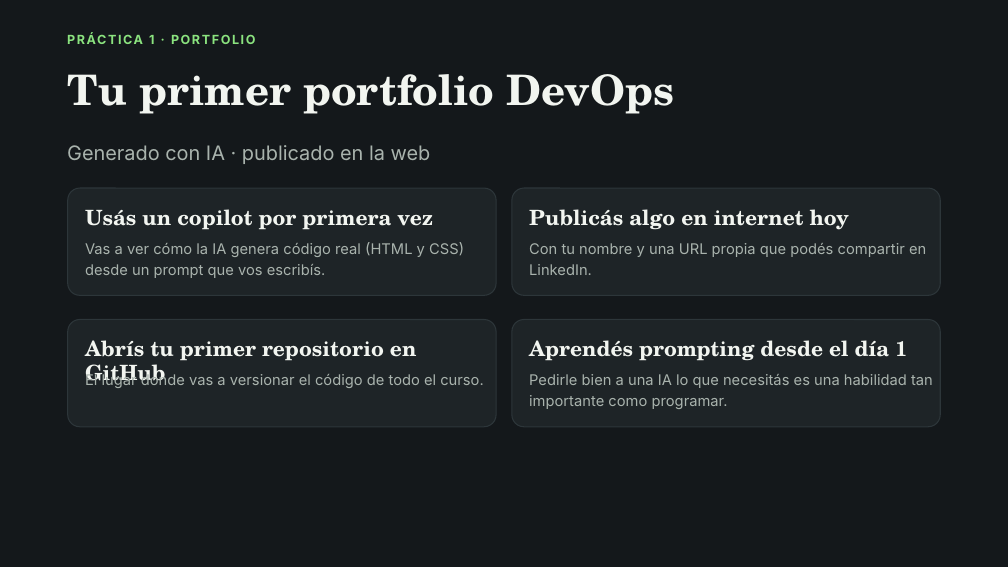
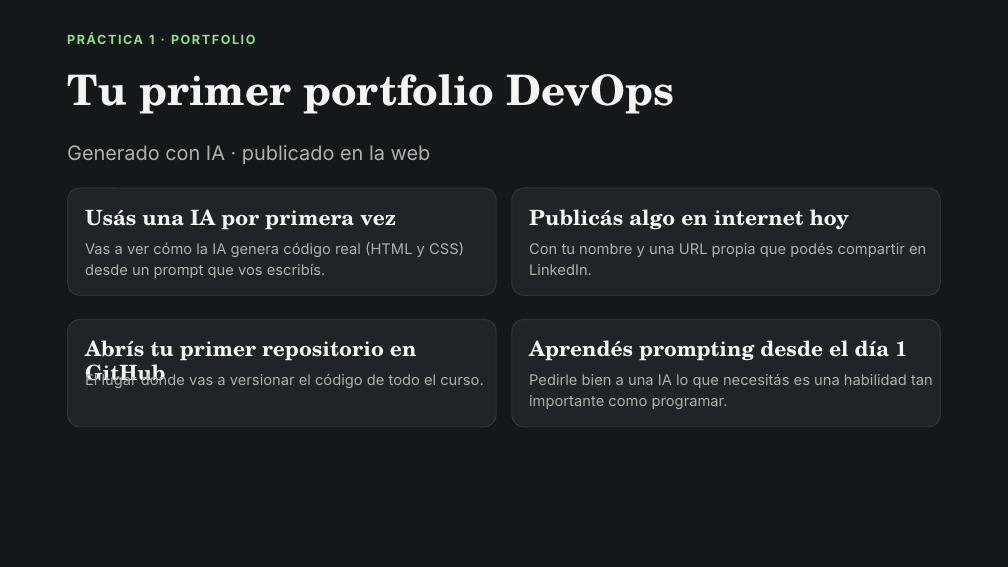
Before and after one commit to trayectopython2026/microcredencial-devops, a slide deck: slide 15 of Fundamentos de DevOps – Clase 1.pptx. Drawn at 1008x567 pixels with LibreOffice and Linux fonts; fonts in the diff are those of the drawing. Boxes give left, top, right and bottom in pixels: in the first picture for what was removed or moved away, otherwise in the second. Text is boxed around its words. In the diff, an @@ line names an element or a change of style, - is before the commit and + after.

```diff
--- a/Fundamentos de DevOps – Clase 1.pptx
+++ b/Fundamentos de DevOps – Clase 1.pptx
@@ text at (85,209,396,230): text changed @@
-Usás un copilot por primera vez
+Usás una IA por primera vez
```
Also in this commit, not shown: 1 other slide changed, 1 other file.
